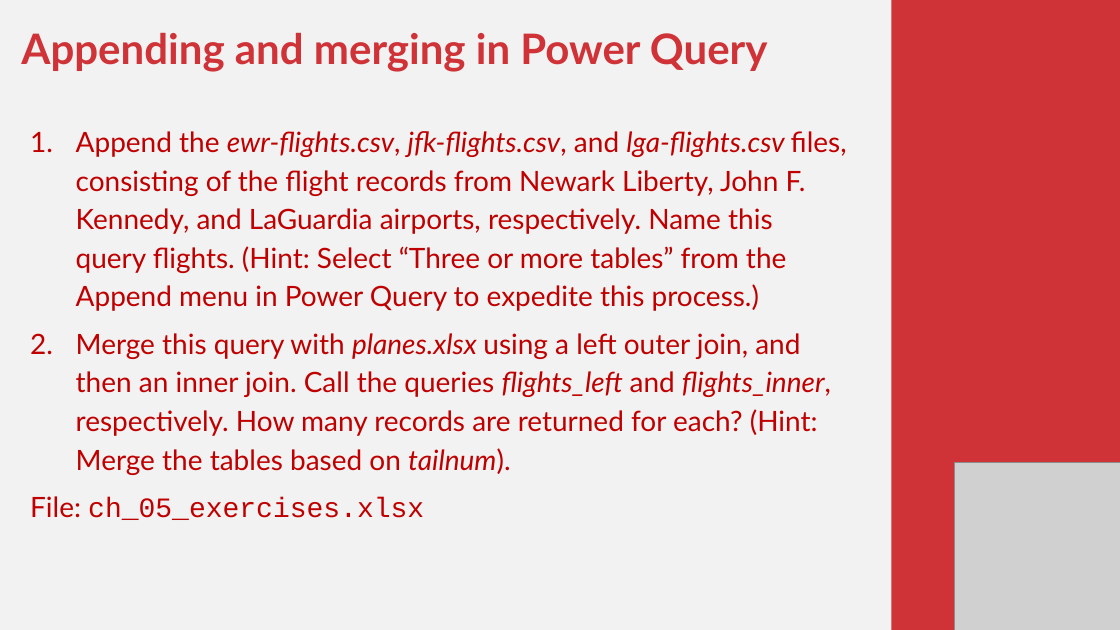
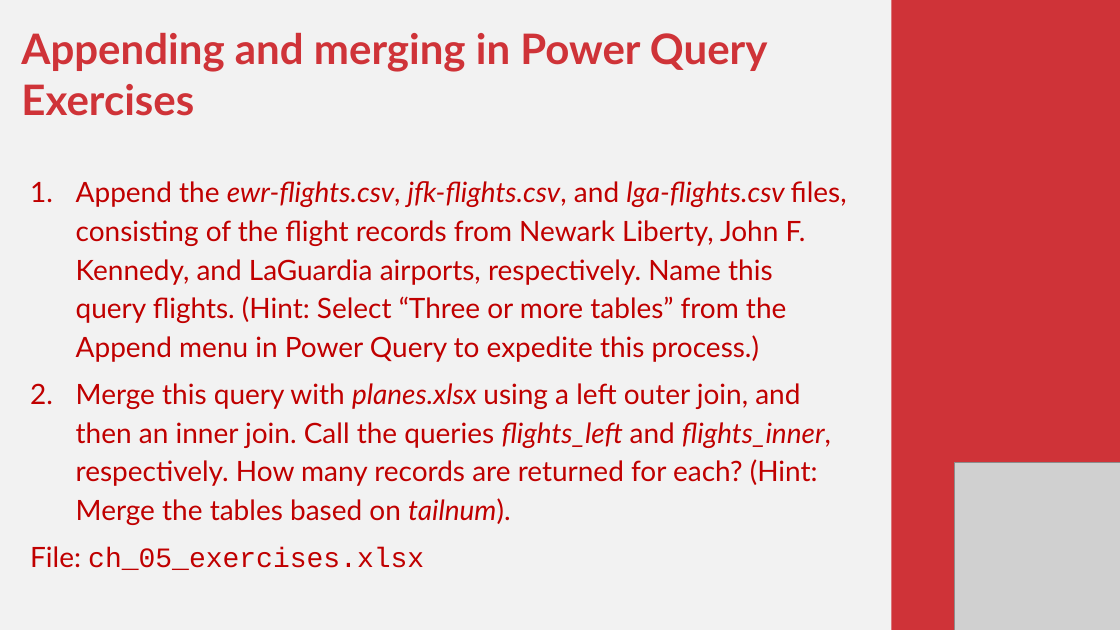
Before and after one commit to stringfestdata/modern-analytics-excel-book, a slide deck: slide 5 of exercises/mdae-exercises-by-chapter.pptx (slide 4 before the commit). Drawn at 1120x630 pixels with LibreOffice and Linux fonts; fonts in the diff are those of the drawing; grey boxes stand for pictures. Boxes give left, top, right and bottom in pixels: in the first picture for what was removed or moved away, otherwise in the second. Text is boxed around its words. In the diff, an @@ line names an element or a change of style, - is before the commit and + after.

```diff
--- a/exercises/mdae-exercises-by-chapter.pptx
+++ b/exercises/mdae-exercises-by-chapter.pptx
@@ text at (21,33,768,116): text changed @@
-Appending and merging in Power Query
+Appending and merging in Power Query Exercises
```
Also in this commit, not shown: 9 other slides changed, 1 slide added.
